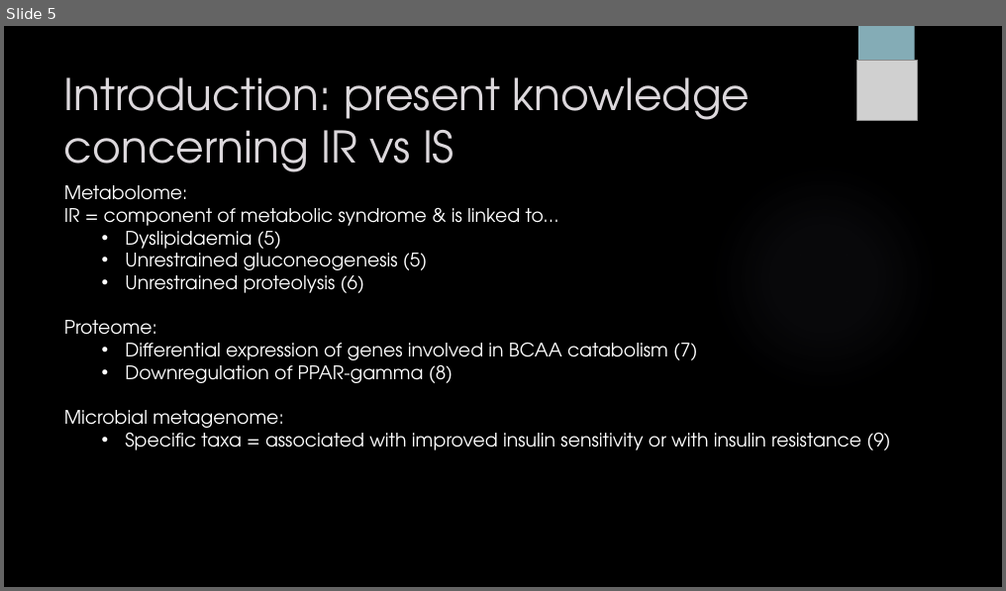
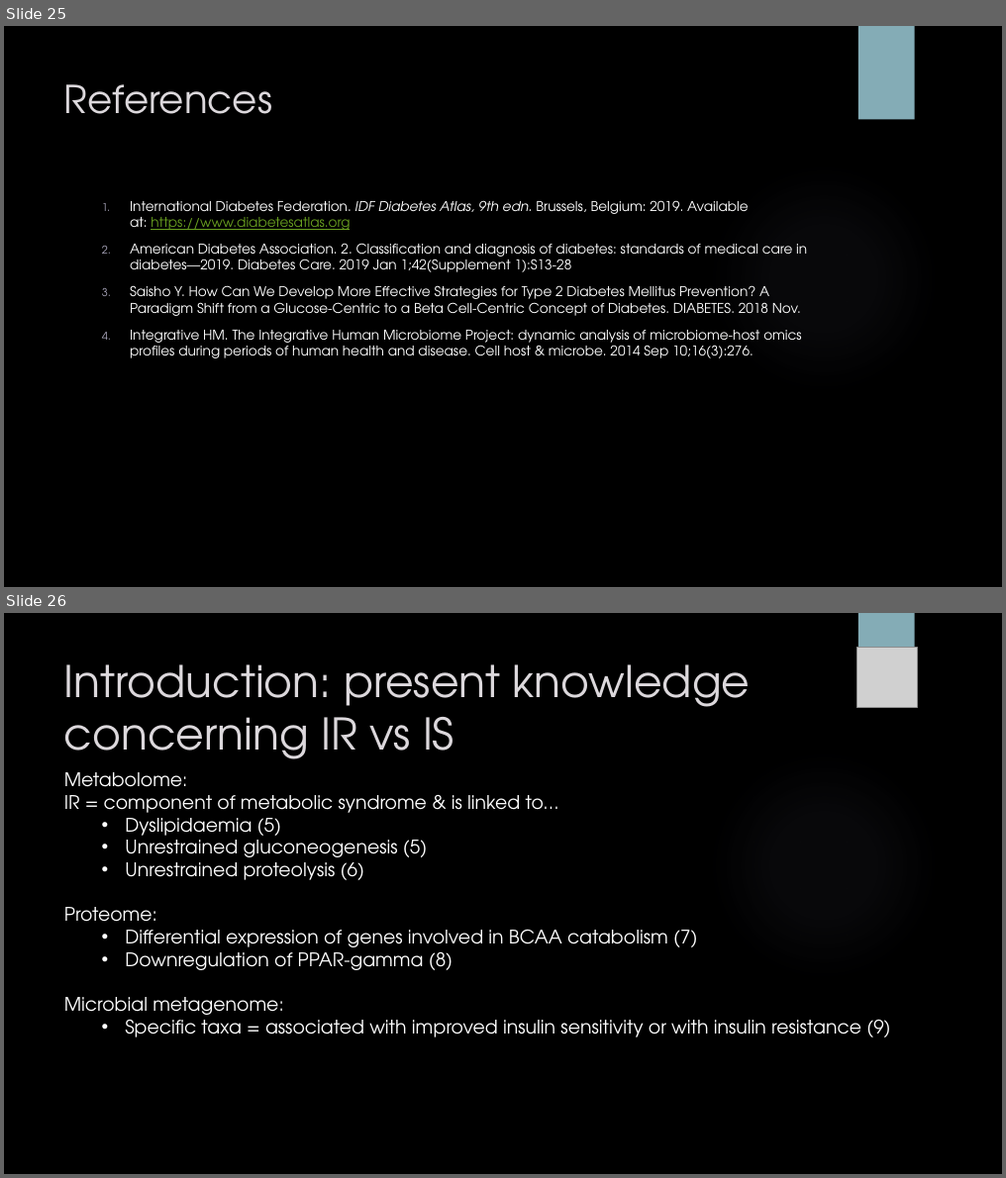
Before and after one commit to sabdeolive/Sabrina_BMS_Bachelor-Internship, a slide deck: Intermediate Presentation.pptx. Shown one above the other, each under a label of ours: slide 5 before the commit, slides 25 and 26 after it. The pictures are 1006x591 and 1006x1178 pixels, drawn with LibreOffice and Linux fonts; fonts in the diff are those of the drawing; grey boxes stand for pictures; background and template pictures are left out. Boxes give left, top, right and bottom in pixels: in the first picture for what was removed or moved away, otherwise in the second. Text is boxed around its words. In the diff, an @@ line names an element or a change of style, - is before the commit and + after.

```diff
--- a/Intermediate Presentation.pptx
+++ b/Intermediate Presentation.pptx
@@ slide 25 added at [4,26,1002,587], background picture (left out); not listed: 2 template elements that a slide beside it also shows @@
@@ title added at [64,84,272,114], 37 pt, text #DCD8DC @@
+References
@@ text added at [130,200,807,359], 13 pt, text #FFFFFF @@
+1. International Diabetes Federation. IDF Diabetes Atlas, 9th edn. Brussels, Belgium: 2019. Available at: https://www.diabetesatlas.org
+2. American Diabetes Association. 2. Classification and diagnosis of diabetes: standards of medical care in diabetes—2019. Diabetes Care. 2019 Jan 1;42(Supplement 1):S13-28
+3. Saisho Y. How Can We Develop More Effective Strategies for Type 2 Diabetes Mellitus Prevention? A Paradigm Shift from a Glucose-Centric to a Beta Cell-Centric Concept of Diabetes. DIABETES. 2018 Nov.
+4. Integrative HM. The Integrative Human Microbiome Project: dynamic analysis of microbiome-host omics profiles during periods of human health and disease. Cell host & microbe. 2014 Sep 10;16(3):276.
@@ what was slide 5 is now slide 26 @@
```
Also in this commit, not shown: 11 slides changed, 10 other slides added, 11 slides removed.
